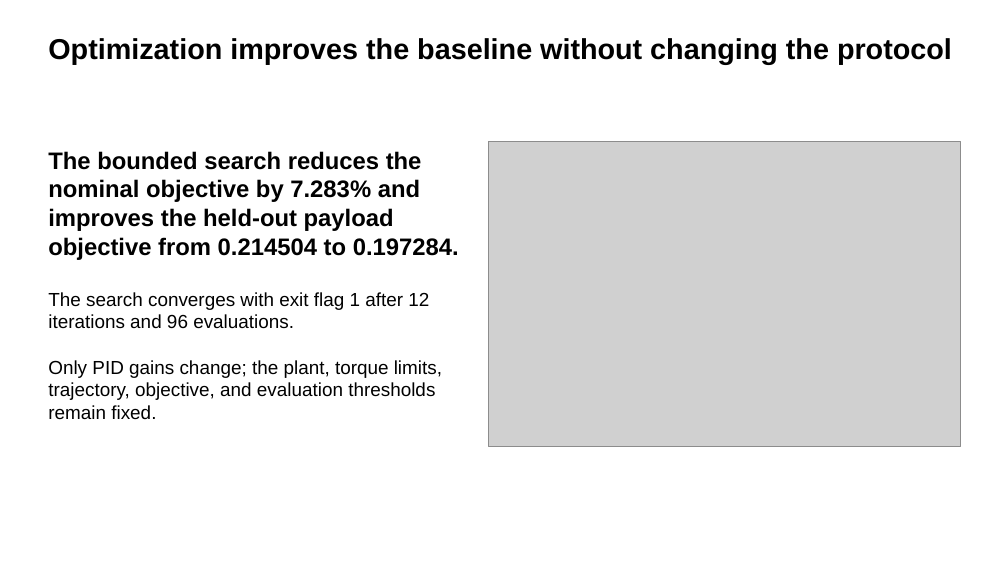
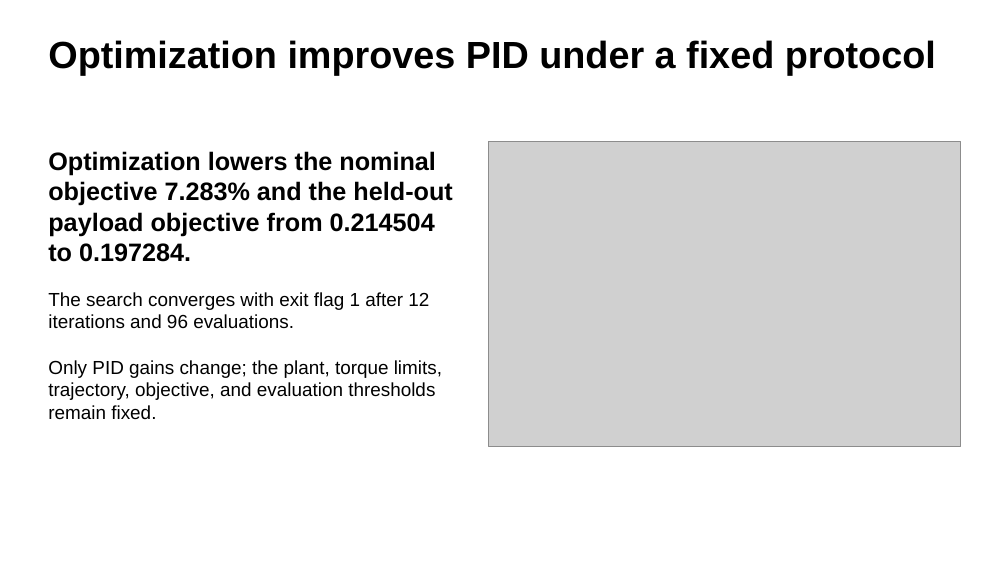
Before and after one commit to yzh423/PID-MATLAB, a slide deck: slide 4 of presentation/final_presentation.pptx. Drawn at 1008x567 pixels with LibreOffice and Linux fonts; fonts in the diff are those of the drawing; grey boxes stand for pictures. Boxes give left, top, right and bottom in pixels: in the first picture for what was removed or moved away, otherwise in the second. Text is boxed around its words. In the diff, an @@ line names an element or a change of style, - is before the commit and + after.

```diff
--- a/presentation/final_presentation.pptx
+++ b/presentation/final_presentation.pptx
@@ text at [48, 40, 936, 75]: text changed; size 27.3 to 36 pt @@
-Optimization improves the baseline without changing the protocol
+Optimization improves PID under a fixed protocol
@@ text at [48, 151, 452, 262]: text changed; size 22.7 to 24 pt @@
-The bounded search reduces the nominal objective by 7.283% and improves the held-out payload objective from 0.214504 to 0.197284.
+Optimization lowers the nominal objective 7.283% and the held-out payload objective from 0.214504 to 0.197284.
```
Also in this commit, not shown: 6 other slides changed, 29 other files.
